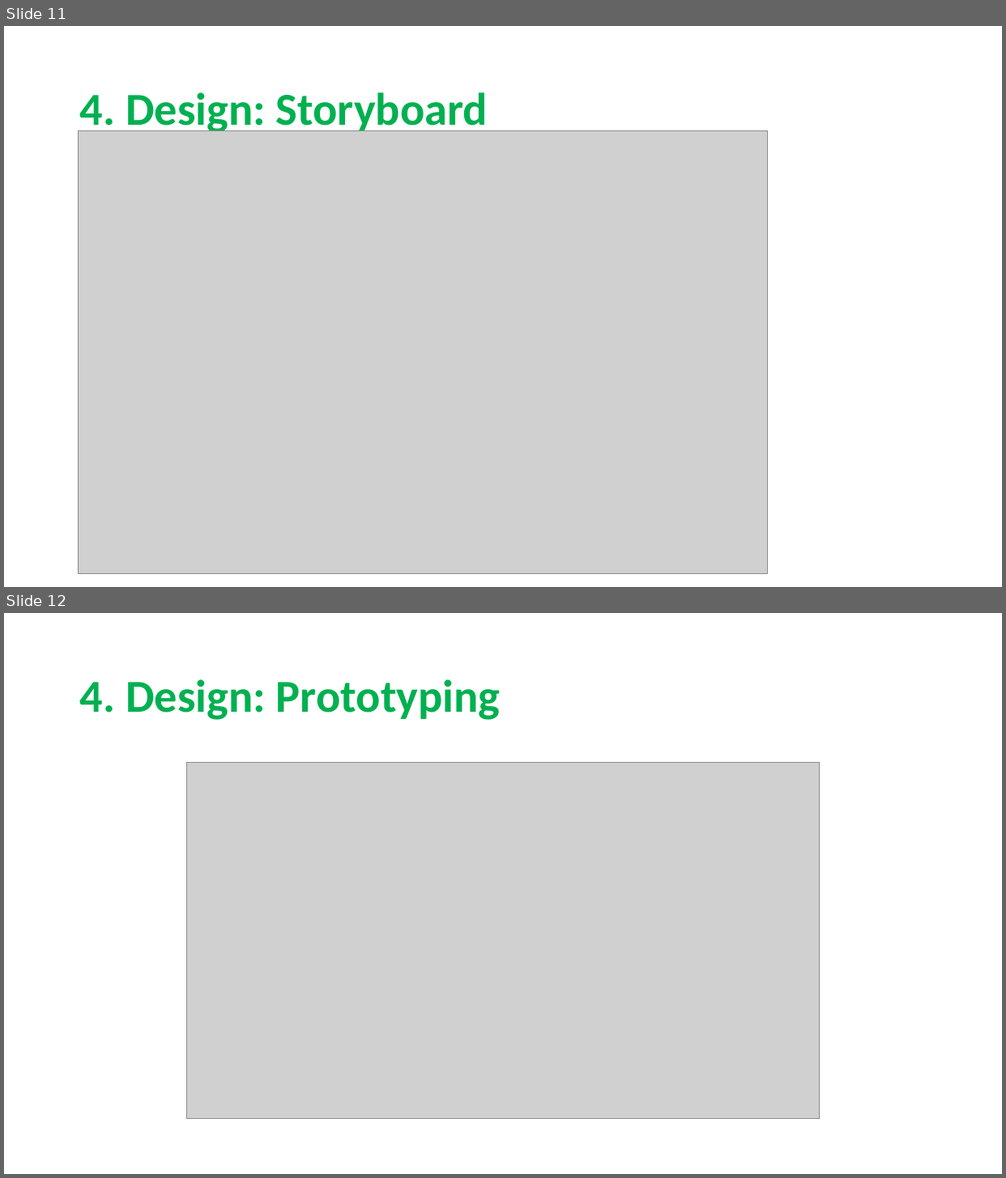
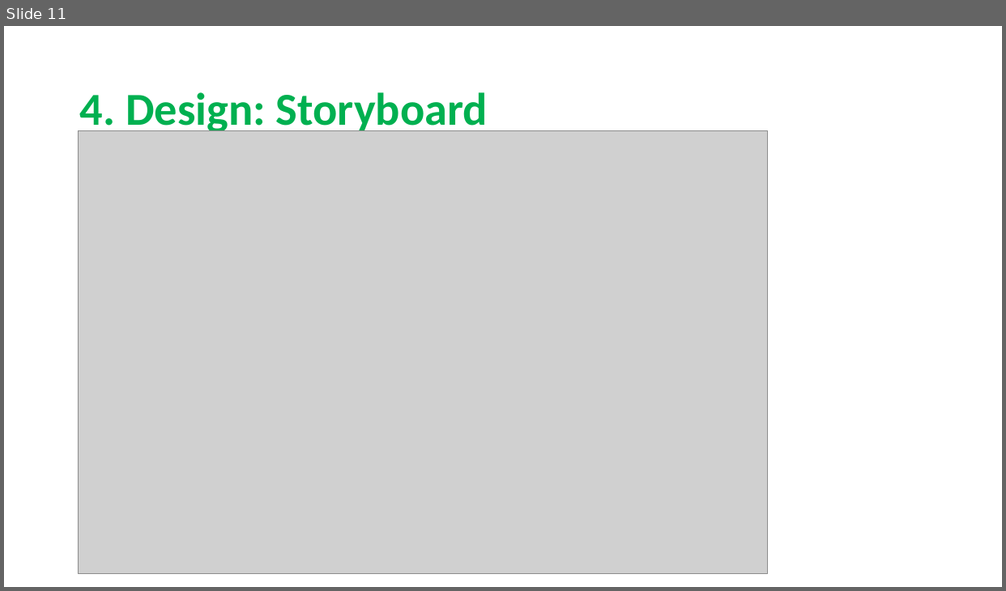
Before and after one commit to sarahmele/ch.bfh.btx8081.w2015.green, a slide deck: doc/task03/Task3.pptx. Shown one above the other, each under a label of ours: slides 11 and 12 before the commit, slide 11 after it. The pictures are 1006x1178 and 1006x591 pixels, drawn with LibreOffice and Linux fonts; fonts in the diff are those of the drawing; grey boxes stand for pictures. Boxes give left, top, right and bottom in pixels: in the first picture for what was removed or moved away, otherwise in the second. Text is boxed around its words. In the diff, an @@ line names an element or a change of style, - is before the commit and + after.

```diff
--- a/doc/task03/Task3.pptx
+++ b/doc/task03/Task3.pptx
@@ slide 12 removed at [4,613,1002,1174], background #FFFFFF @@
@@ title removed at [80,679,500,720] @@
-4. Design: Prototyping
@@ picture removed at [187,763,820,1119] @@
```
Also in this commit, not shown: 8 slides changed, 5 slides added, 3 other slides removed.
